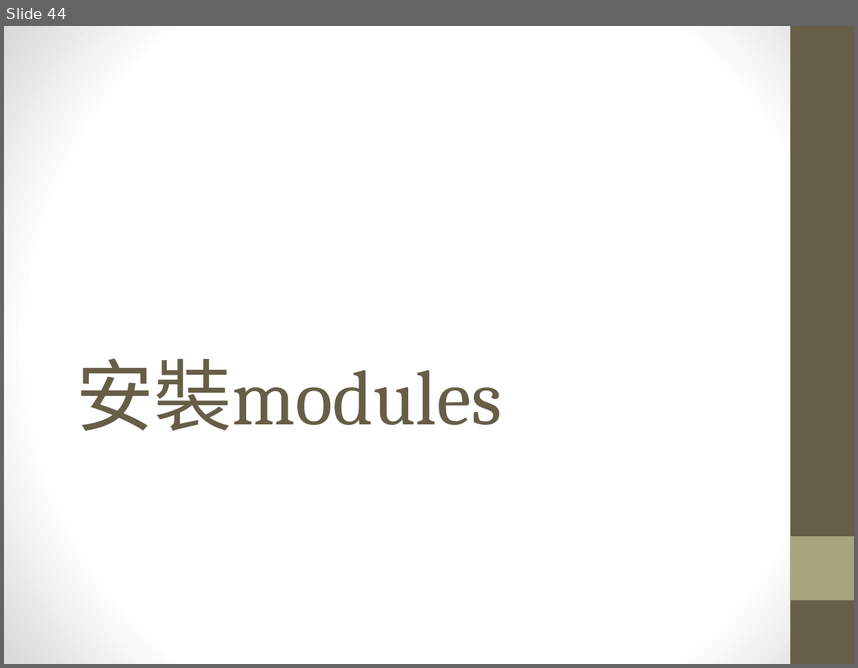
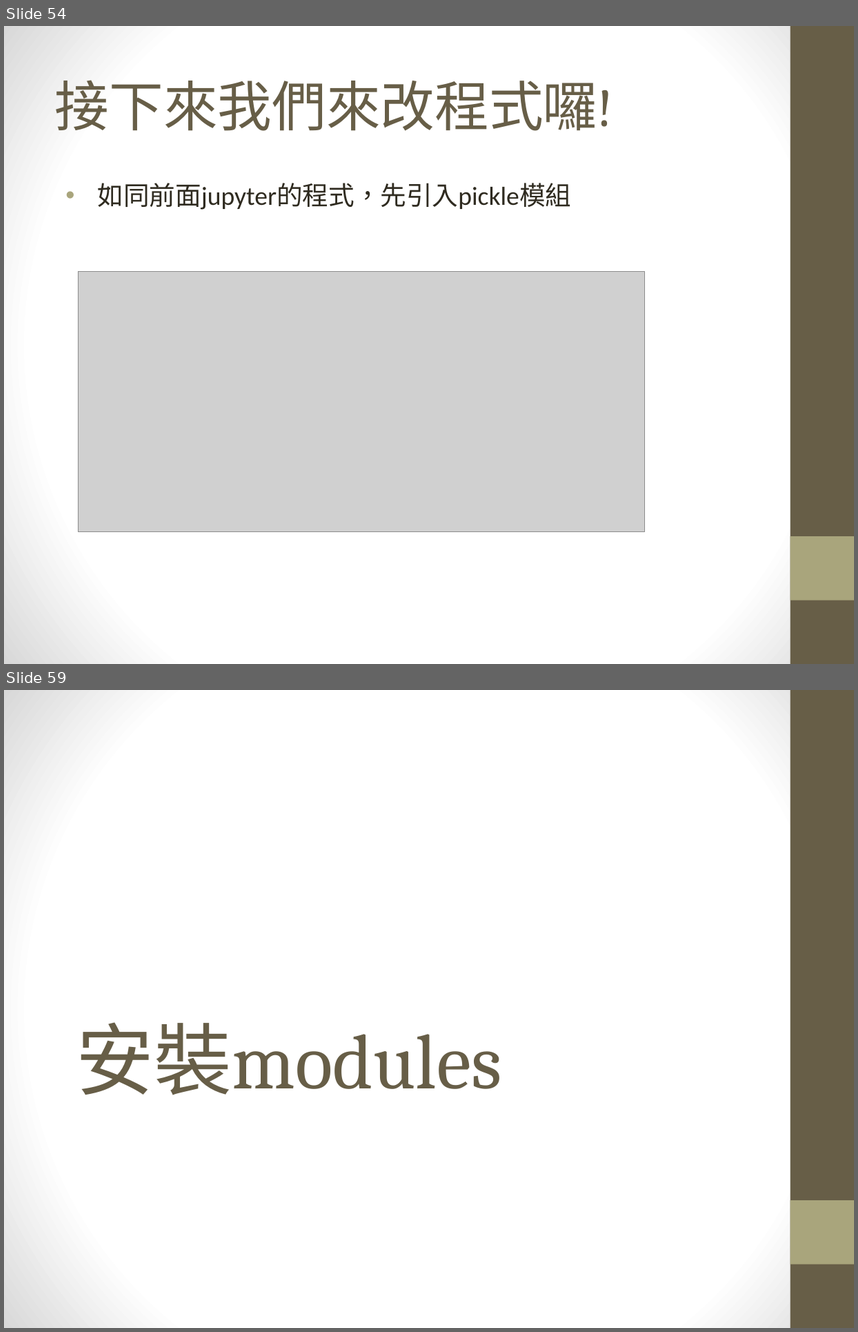
Before and after one commit to maloyang/KH20220820_Python_ML_DL, a slide deck: W05/W05_skl2web.pptx. Shown one above the other, each under a label of ours: slide 44 before the commit, slides 54 and 59 after it; the slides between them are not shown. The pictures are 858x668 and 858x1332 pixels, drawn with LibreOffice and Linux fonts; fonts in the diff are those of the drawing; grey boxes stand for pictures. Boxes give left, top, right and bottom in pixels: in the first picture for what was removed or moved away, otherwise in the second. Text is boxed around its words. In the diff, an @@ line names an element or a change of style, - is before the commit and + after.

```diff
--- a/W05/W05_skl2web.pptx
+++ b/W05/W05_skl2web.pptx
@@ slide 54 added at (4, 26, 854, 664), background gradient #FFFFFF to #D8D8D8; not listed: 2 template elements that a slide beside it also shows @@
@@ title added at (55, 80, 613, 131), 46 pt, text #675E47 @@
+接下來我們來改程式囉!
@@ text added at (98, 183, 572, 210), 22 pt, text #2F2B20 @@
+• 如同前面jupyter的程式，先引入pickle模組
@@ picture added at (78, 272, 645, 532) @@
@@ what was slide 44 is now slide 59 @@
```
Also in this commit, not shown: 1 slide changed, 20 other slides added, 12 other files.
